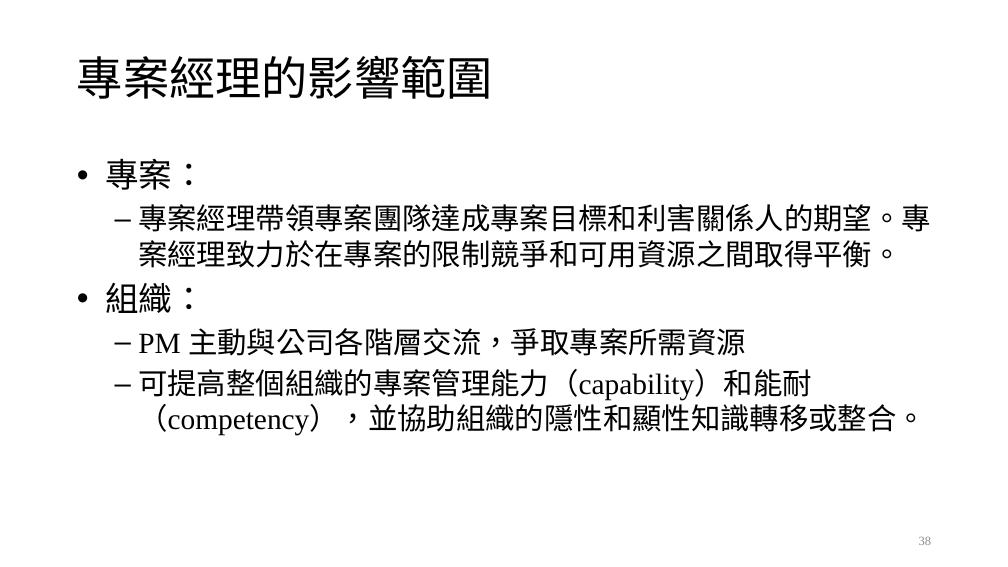
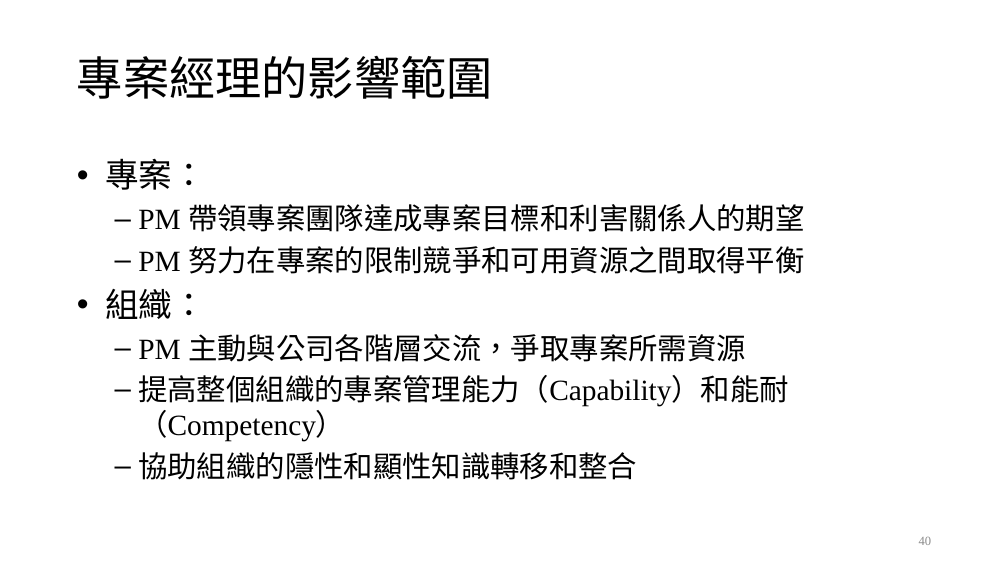
Before and after one commit to ywdeng/uscojywdeng, a slide deck: slide 40 of src/assets/1091/ProjectManagement/CH02/02.pptx (slide 38 before the commit). Drawn at 1008x567 pixels with LibreOffice and Linux fonts; fonts in the diff are those of the drawing. Boxes give left, top, right and bottom in pixels: in the first picture for what was removed or moved away, otherwise in the second. Text is boxed around its words. In the diff, an @@ line names an element or a change of style, - is before the commit and + after.

```diff
--- a/src/assets/1091/ProjectManagement/CH02/02.pptx
+++ b/src/assets/1091/ProjectManagement/CH02/02.pptx
@@ text at [138,204,805,274]: text changed @@
-  – 專案經理帶領專案團隊達成專案目標和利害關係人的期望。專案經理致力於在專案的限制競爭和可用資源之間取得平衡。
+  – PM 帶領專案團隊達成專案目標和利害關係人的期望
+  – PM 努力在專案的限制競爭和可用資源之間取得平衡
@@ text at [138,375,789,480]: text changed @@
-  – 可提高整個組織的專案管理能力（capability）和能耐（competency），並協助組織的隱性和顯性知識轉移或整合。
+  – 提高整個組織的專案管理能力（Capability）和能耐（Competency）
+  – 協助組織的隱性和顯性知識轉移和整合
@@ page number at [919,537,932,545]: text changed @@
-38
+40
```
Also in this commit, not shown: 12 other slides changed, 7 slides added, 2 slides removed, 3 other files.
